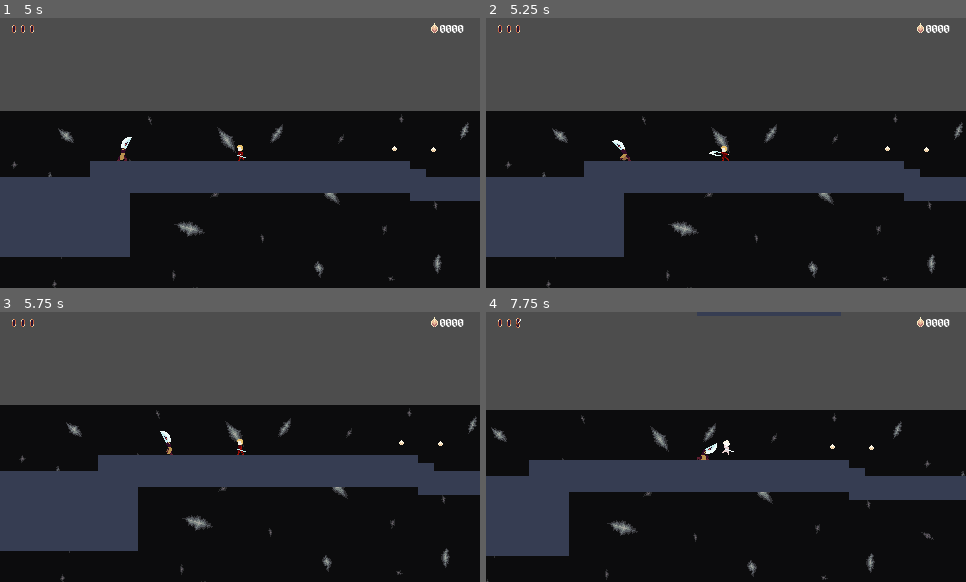
Above: before the commit, frames 1-4 (two rows, left to right).
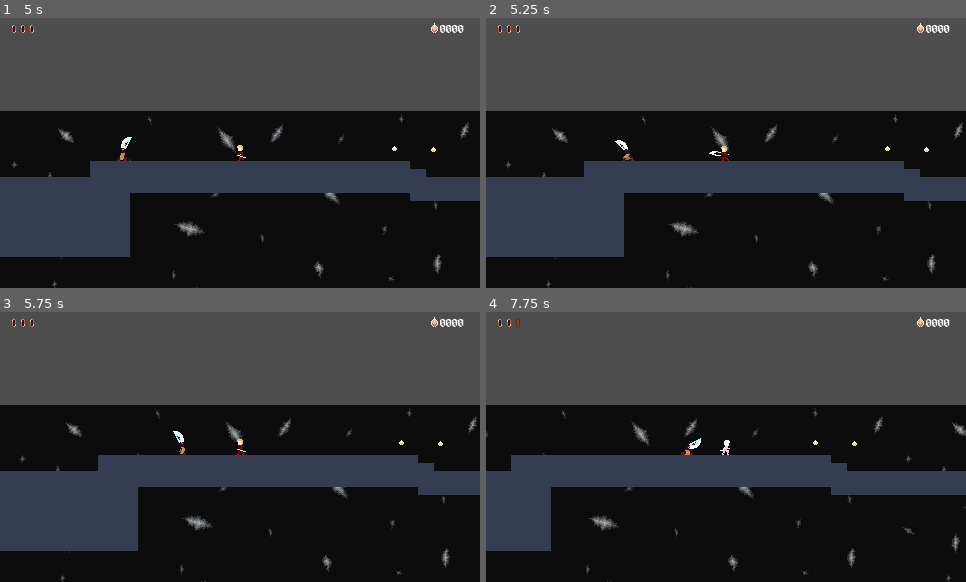
Above: after the commit, the same moments.

Repository: Zac707/into-the-night
Game: Godot game, scene res://Scenes/test_scene.tscn
Two runs of this game, one before a commit and one after it. Both use one fixed random seed, a clock stepped at 60 frames per second and the inputs below. The project has no main scene, so this scene is started directly. The engine's default icon, where the game draws it, is replaced by a stand-in: a white triangle on a blue panel in a dark square.
Inputs:
- Up to frame 1 (5 s): hold D (right) 0.53-1.28 s; tap L (attack) at 0.6, 1.35, 2.3, 2.85, 3.6, 4.55 s; tap Space (jump) at 0.77, 1.52, 3.02, 3.5, 3.77, 4.52 s; hold S (down) 1.28-2.03 s; tap Enter at 2 s; hold D (right) 2.03-2.78 s; tap K (hook_test) at 2.1, 4.35 s; hold W (up) 2.78-3.53 s; hold A (left) from 3.53 s (still down)
- Up to frame 2 (5.25 s): release A (left) at 5.03 s; hold S (down) from 5.03 s (still down); tap L (attack) at 5.1 s
- Up to frame 3 (5.75 s): keep holding S (down)
- Up to frame 4 (7.75 s): release S (down) at 5.78 s; hold D (right) 5.78-6.53 s; tap L (attack) at 5.85, 6.8, 7.35 s; tap Space (jump) at 6.02, 6.77, 7.52 s; hold W (up) 6.53-7.28 s; tap K (hook_test) at 6.6 s; hold D (right) from 7.28 s (still down)

Frame 1 is identical in both runs. In frame 2, 0.1% of the frame differs, in the area x 26-31%, y 45-53%; in frame 3, 0.2%; in frame 4, 9.0%, in the area x 0-100%, y 2-100%.

Commit message:
preliminary state_machine shieldhand established
Additionally fixed small bug with swordhead

Diff:
--- a/Scenes/Enemies/shieldhand.tscn
+++ b/Scenes/Enemies/shieldhand.tscn
@@ -102,23 +102,23 @@
 shield = NodePath("../../ShieldHandComponents/ShieldHitbox")
 metadata/_custom_type_script = "uid://ek1mmqrlvugc"
 
+[node name="ShieldHandHurt" type="Node" parent="StateMachine" unique_id=1938827442 node_paths=PackedStringArray("enemy", "shield")]
+script = ExtResource("7_aflev")
+enemy = NodePath("../..")
+shield = NodePath("../../ShieldHandComponents/ShieldHitbox")
+metadata/_custom_type_script = "uid://cr4pndqomo64i"
+
 [node name="ShieldHandHooked" type="Node" parent="StateMachine" unique_id=289198608 node_paths=PackedStringArray("enemy", "shield")]
 script = ExtResource("6_g5xhq")
 enemy = NodePath("../..")
 shield = NodePath("../../ShieldHandComponents/ShieldHitbox")
 metadata/_custom_type_script = "uid://e5u8uc0w38dq"
 
-[node name="ShieldHandVulnerable" type="Node" parent="StateMachine" unique_id=901845859 node_paths=PackedStringArray("enemy", "shield")]
+[node name="ShieldHandPanick" type="Node" parent="StateMachine" unique_id=901845859 node_paths=PackedStringArray("enemy", "shield")]
 script = ExtResource("9_grslr")
 enemy = NodePath("../..")
 shield = NodePath("../../ShieldHandComponents/ShieldHitbox")
 metadata/_custom_type_script = "uid://p885b4p3mwh2"
-
-[node name="ShieldHandHurt" type="Node" parent="StateMachine" unique_id=1938827442 node_paths=PackedStringArray("enemy", "shield")]
-script = ExtResource("7_aflev")
-enemy = NodePath("../..")
-shield = NodePath("../../ShieldHandComponents/ShieldHitbox")
-metadata/_custom_type_script = "uid://cr4pndqomo64i"
 
 [node name="PlayerDetection" type="Node2D" parent="." unique_id=1335492953]
 
--- a/Scripts/Enemy Scripts/Shieldhand/Shieldhand States/shieldhand_attack.gd
+++ b/Scripts/Enemy Scripts/Shieldhand/Shieldhand States/shieldhand_attack.gd
@@ -48,11 +48,11 @@
 
 func evaluate_transitions():
 	if enemy.hurt == true:
-		transitioned_state.emit(self, "SwordHeadHurt")
+		transitioned_state.emit(self, "ShieldHandHurt")
 	elif attack_complete and enemy.is_on_floor():
-		transitioned_state.emit(self, "SwordHeadConfused")
+		transitioned_state.emit(self, "ShieldHandDistance")
 	elif attack_complete:
-		transitioned_state.emit(self, "SwordHeadFall")
+		transitioned_state.emit(self, "ShieldHandFall")
 
 
 func start_attack() -> void:
--- a/Scripts/Enemy Scripts/Shieldhand/Shieldhand States/shieldhand_defend.gd
+++ b/Scripts/Enemy Scripts/Shieldhand/Shieldhand States/shieldhand_defend.gd
@@ -4,21 +4,35 @@
 class_name ShieldHandDefend
 
 
+var actionable: bool = false
+
+
 func enter():
-	pass
+	enemy.velocity = enemy.health_component.knockback
+	shield.shield_available = false
 
 
 func exit():
 	enemy.defended = false
+	shield.shield_available = true
 
 
 func update(_delta: float):
-	pass
+	actionable = false
 
 
 func physics_update(_delta: float):
-	pass
+	enemy.velocity.x = move_toward(enemy.velocity.x, 0.0, enemy.friction * _delta)
 
 
 func evaluate_transitions():
-	pass
+	if enemy.hurt == true:
+		transitioned_state.emit(self, "ShieldHandHurt")
+	elif actionable == true and not enemy.is_on_floor():
+		transitioned_state.emit(self, "ShieldHandFall")
+	elif actionable == true and enemy.is_on_floor():
+		transitioned_state.emit(self, "ShieldHandDistance")
+
+
+func on_animation_finished():
+	actionable = true
--- a/Scripts/Enemy Scripts/Shieldhand/Shieldhand States/shieldhand_fall.gd
+++ b/Scripts/Enemy Scripts/Shieldhand/Shieldhand States/shieldhand_fall.gd
@@ -27,5 +27,7 @@
 func evaluate_transitions():
 	if enemy.hurt == true:
 		transitioned_state.emit(self, "ShieldHandHurt")
-	elif enemy.is_on_floor():
+	elif enemy.is_on_floor() and enemy.defenseless == false:
 		transitioned_state.emit(self, "ShieldHandDistance")
+	elif enemy.is_on_floor() and enemy.defenseless == true:
+		transitioned_state.emit(self, "ShieldHandPanick")
--- a/Scripts/Enemy Scripts/Shieldhand/Shieldhand States/shieldhand_hooked.gd
+++ b/Scripts/Enemy Scripts/Shieldhand/Shieldhand States/shieldhand_hooked.gd
@@ -6,7 +6,9 @@
 
 func enter():
 	enemy.defenseless = true
-	shield.queue_free()
+	#shield.queue_free()
+
+	evaluate_transitions()
 
 
 func exit():
@@ -14,7 +16,7 @@
 
 
 func update(_delta: float):
-	pass
+	evaluate_transitions()
 
 
 func physics_update(_delta: float):
@@ -22,4 +24,11 @@
 
 
 func evaluate_transitions():
-	pass
+	if enemy.hurt == true:
+		transitioned_state.emit(self, "ShieldHandHurt")
+	elif enemy.defenseless == true and enemy.is_on_floor():
+		transitioned_state.emit(self, "ShieldHandPanick")
+
+
+func on_animation_finished():
+	enemy.defenseless = true
--- a/Scripts/Enemy Scripts/Shieldhand/Shieldhand States/shieldhand_hurt.gd
+++ b/Scripts/Enemy Scripts/Shieldhand/Shieldhand States/shieldhand_hurt.gd
@@ -4,21 +4,45 @@
 class_name ShieldHandHurt
 
 
+var actionable: bool = false
+
+
 func enter():
-	pass
+	if enemy.last_horizontal_direction == 1.0:
+		enemy.animation_player.play("Hurt")
+	else:
+		enemy.animation_player.play("Left_Hurt")
+
+	enemy.velocity = enemy.health_component.knockback
+	enemy.velocity.y = -80
+
+	shield.shield_available = false
 
 
 func exit():
-	pass
+	enemy.hurt = false
+	actionable = false
+	shield.shield_available = true
 
 
 func update(_delta: float):
-	pass
+	evaluate_transitions()
 
 
 func physics_update(_delta: float):
-	pass
+	enemy.velocity.y += enemy.gravity * _delta
+	enemy.velocity.x = move_toward(enemy.velocity.x, 0.0, enemy.friction * _delta)
 
 
 func evaluate_transitions():
-	pass
+	if actionable == true:
+		if enemy.is_on_floor() and enemy.defenseless == false:
+			transitioned_state.emit(self, "ShieldHandDistance")
+		elif enemy.is_on_floor() and enemy.defenseless == true:
+			transitioned_state.emit(self, "ShieldHandPanick")
+		else:
+			transitioned_state.emit(self, "ShielödHandFall")
+
+
+func on_animation_finished():
+	actionable = true
--- a/Scripts/Enemy Scripts/Shieldhand/Shieldhand States/shieldhand_vulnerable.gd
+++ b/Scripts/Enemy Scripts/Shieldhand/Shieldhand States/shieldhand_vulnerable.gd
@@ -2,7 +2,11 @@
 extends StateShieldHand
 
 
-class_name ShieldHandVulnerable
+class_name ShieldHandPanick
+
+
+var hover_direction: float = 1.0
+var hover_timer: float = 0.0
 
 
 func enter():
@@ -18,8 +22,17 @@
 
 
 func physics_update(_delta: float):
-	pass
+	hover_timer -= _delta
+	if hover_timer <= 0.0:
+		hover_direction *= -1.0
+		hover_timer = randf_range(0.5, 1.0)
+
+	enemy.velocity.x += hover_direction * enemy.move_speed * enemy.acceleration * _delta
+	enemy.velocity.x = clamp(enemy.velocity.x, -enemy.move_speed, enemy.move_speed)
 
 
 func evaluate_transitions():
-	pass
+	if enemy.hurt == true:
+		transitioned_state.emit(self, "ShieldHandHurt")
+	elif enemy.is_on_floor() == false:
+		transitioned_state.emit(self, "ShieldHandFall")
--- a/Scripts/Enemy Scripts/Shieldhand/shield_hitbox.gd
+++ b/Scripts/Enemy Scripts/Shieldhand/shield_hitbox.gd
@@ -8,7 +8,7 @@
 
 
 func _on_area_entered(area: Area2D) -> void:
-	if area.is_in_group("attack_area") and shield_available == true:
+	if area.is_in_group("attack_area") and shield_available == true and enemy.defenseless == false:
 		blocked = true
 		enemy.defended = true
 
--- a/Scripts/Enemy Scripts/Shieldhand/shieldhand.gd
+++ b/Scripts/Enemy Scripts/Shieldhand/shieldhand.gd
@@ -1,7 +1,8 @@
 extends CharacterBody2D
 
 
-@export var move_speed: float = 40
+@export var move_speed: float = 40.0
+@export var panick_speed: float = 60.0
 @export var acceleration: float = 15.0
 @export var friction: float = 30.0
 @export var attack_speed: float = 0.0
--- a/Scripts/Enemy Scripts/Swordhead/Swordhead States/swordhead_attack.gd
+++ b/Scripts/Enemy Scripts/Swordhead/Swordhead States/swordhead_attack.gd
@@ -9,6 +9,9 @@
 
 
 func enter():
+	var attack_direction = signf(enemy.player.global_position.x - enemy.global_position.x)
+	enemy.last_horizontal_direction = attack_direction
+
 	if enemy.last_horizontal_direction == 1.0:
 		enemy.animation_player.play("Attack")
 	else:
--- a/Scripts/Enemy Scripts/Swordhead/Swordhead States/swordhead_hurt.gd
+++ b/Scripts/Enemy Scripts/Swordhead/Swordhead States/swordhead_hurt.gd
@@ -23,13 +23,12 @@
 
 
 func update(_delta: float):
-	enemy.velocity.y += enemy.gravity * _delta
-
 	evaluate_transitions()
 
 
 func physics_update(_delta: float):
-	pass
+	enemy.velocity.y += enemy.gravity * _delta
+	enemy.velocity.x = move_toward(enemy.velocity.x, 0.0, enemy.friction/5 * _delta)
 
 
 func evaluate_transitions():
@@ -41,5 +40,4 @@
 
 
 func on_animation_finished():
-	enemy.velocity = Vector2.ZERO
 	actionable = true
--- a/Scripts/Enemy Scripts/Swordhead/swordhead.gd
+++ b/Scripts/Enemy Scripts/Swordhead/swordhead.gd
@@ -1,7 +1,7 @@
 extends CharacterBody2D
 
 
-@export var move_speed: float = 60
+@export var move_speed: float = 80.0
 @export var acceleration: float = 15.0
 @export var friction: float = 30.0
 @export var attack_speed: float = 30.0
